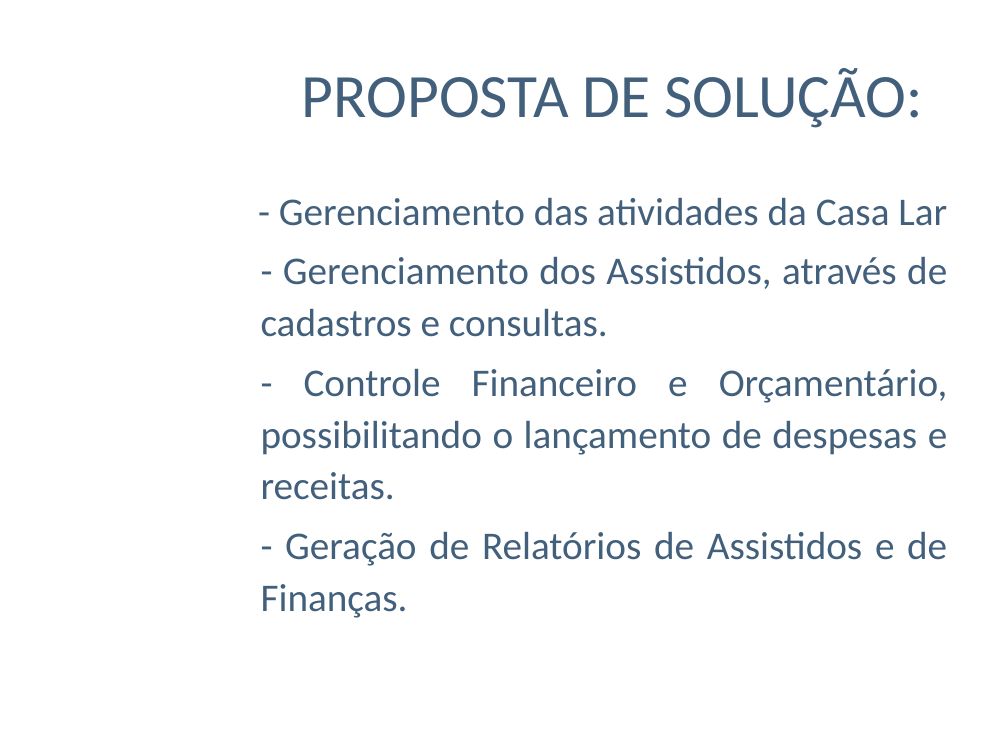
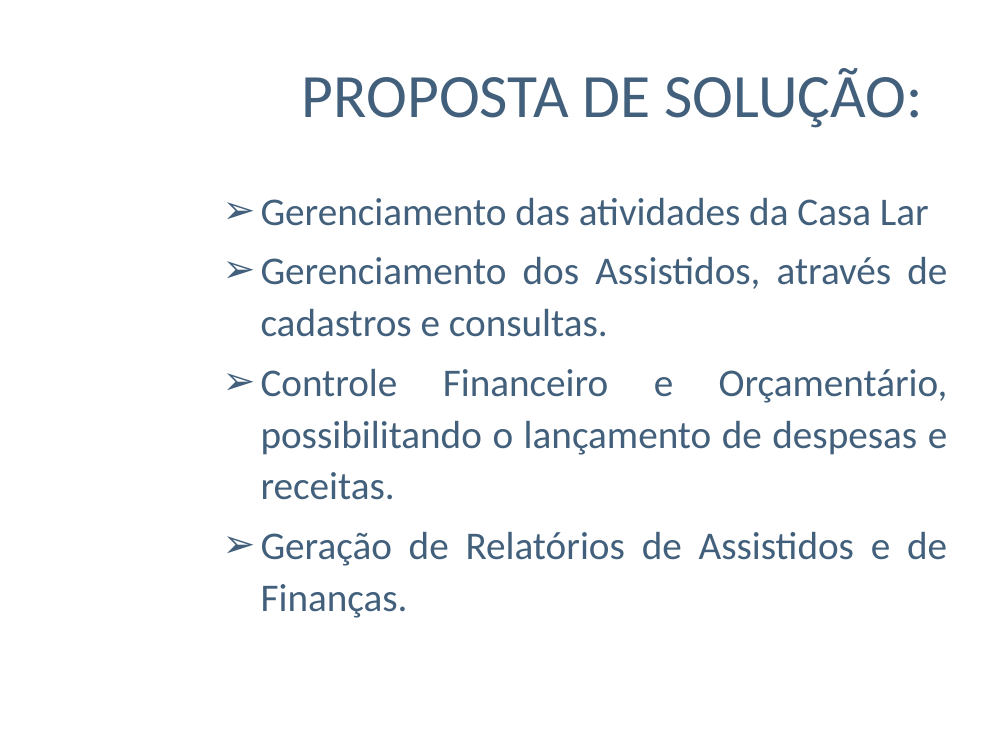
Before and after one commit to ViniciusConsultor/sistema-gestao-social, a slide deck: slide 4 of 6- Gerencia de Projetos/6.5 - Apresentacoes/SGS – SISTEMA DE GESTÃO SOCIAL (03-12).pptx. Drawn at 1008x756 pixels with LibreOffice and Linux fonts; fonts in the diff are those of the drawing; background and template pictures are left out. Boxes give left, top, right and bottom in pixels: in the first picture for what was removed or moved away, otherwise in the second. Text is boxed around its words. In the diff, an @@ line names an element or a change of style, - is before the commit and + after.

```diff
--- a/6- Gerencia de Projetos/6.5 - Apresentacoes/SGS – SISTEMA DE GESTÃO SOCIAL (03-12).pptx
+++ b/6- Gerencia de Projetos/6.5 - Apresentacoes/SGS – SISTEMA DE GESTÃO SOCIAL (03-12).pptx
@@ text at box(261, 197, 948, 618): text changed @@
-- Gerenciamento das atividades da Casa Lar
-- Gerenciamento dos Assistidos, através de cadastros e consultas.
-- Controle Financeiro e Orçamentário, possibilitando o lançamento de despesas e receitas.
-- Geração de Relatórios de Assistidos e de Finanças.
+➢ Gerenciamento das atividades da Casa Lar
+➢ Gerenciamento dos Assistidos, através de cadastros e consultas.
+➢ Controle Financeiro e Orçamentário, possibilitando o lançamento de despesas e receitas.
+➢ Geração de Relatórios de Assistidos e de Finanças.
```
Also in this commit, not shown: 3 other slides changed, 6 other files.
